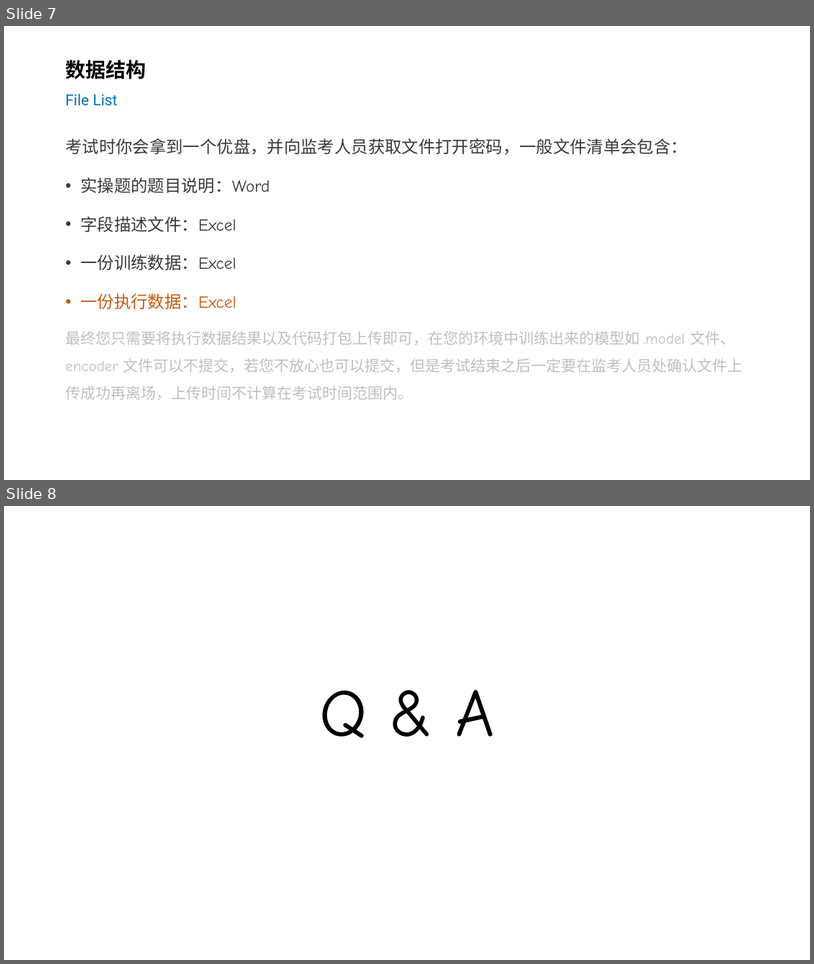
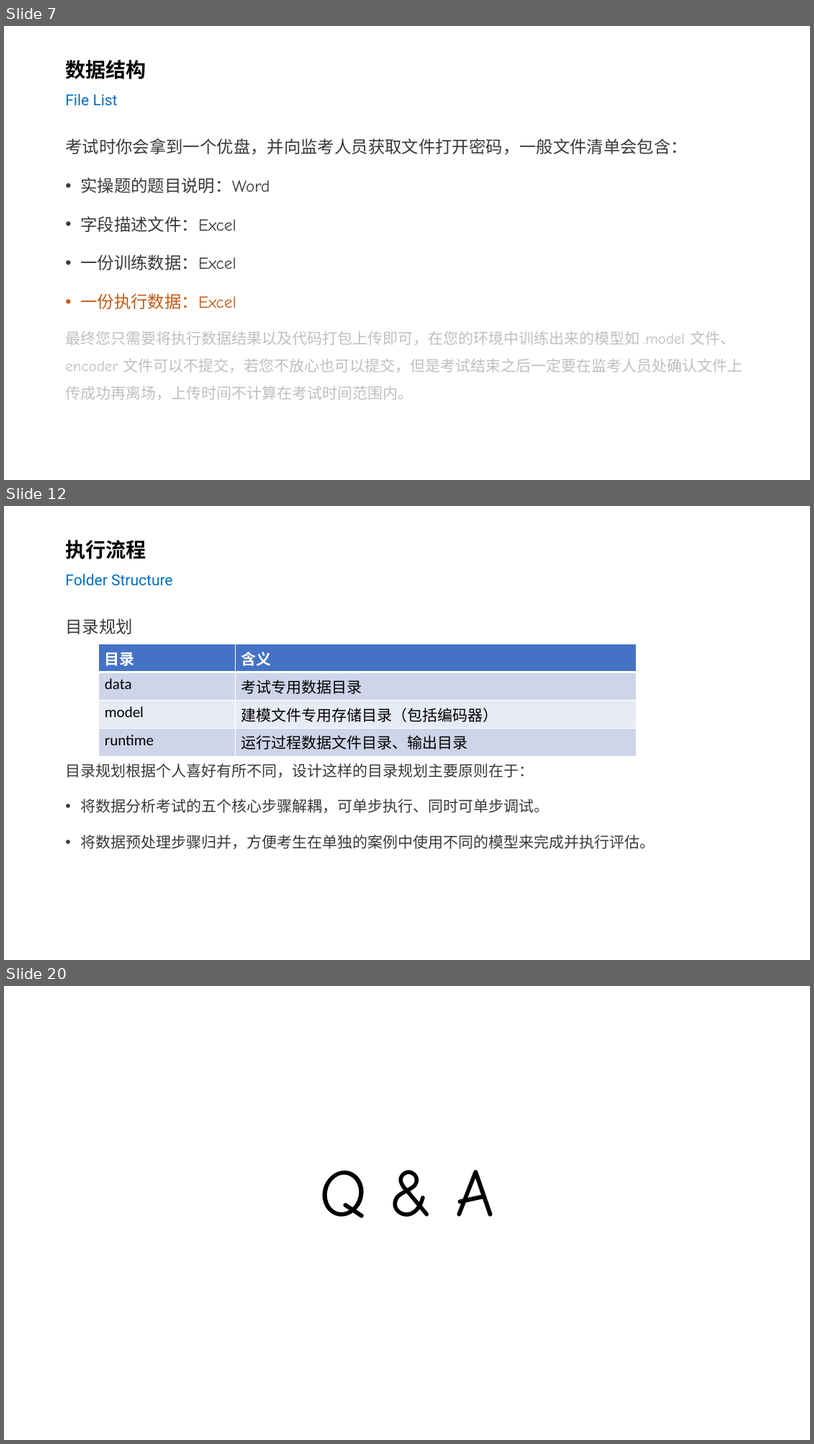
Before and after one commit to silentbalanceyh/cda-exam, a slide deck: ppt/01.基本准备.pptx. Shown one above the other, each under a label of ours: slides 7 and 8 before the commit, slides 7, 12 and 20 after it; the slides between them are not shown. The pictures are 814x964 and 814x1444 pixels, drawn with LibreOffice and Linux fonts; fonts in the diff are those of the drawing; background and template pictures are left out. Boxes give left, top, right and bottom in pixels: in the first picture for what was removed or moved away, otherwise in the second. Text is boxed around its words. In the diff, an @@ line names an element or a change of style, - is before the commit and + after.

```diff
--- a/ppt/01.基本准备.pptx
+++ b/ppt/01.基本准备.pptx
@@ slide 12 added at (x1=4, y1=506, x2=810, y2=960), background #FFFFFF @@
@@ title added at (x1=65, y1=540, x2=172, y2=586), 18 pt, text #0070C0 @@
+执行流程
+Folder Structure
@@ text added at (x1=65, y1=618, x2=655, y2=849), 18 pt, text #3B3838 @@
+目录规划
+目录规划根据个人喜好有所不同，设计这样的目录规划主要原则在于：
+• 将数据分析考试的五个核心步骤解耦，可单步执行、同时可单步调试。
+• 将数据预处理步骤归并，方便考生在单独的案例中使用不同的模型来完成并执行评估。
@@ table added at (x1=99, y1=644, x2=637, y2=752), 4 rows, 2 columns @@
+目录 | 含义
+data | 考试专用数据目录
+model | 建模文件专用存储目录（包括编码器）
+runtime | 运行过程数据文件目录、输出目录
@@ what was slide 8 is now slide 20 @@
```
Also in this commit, not shown: 11 other slides added.
